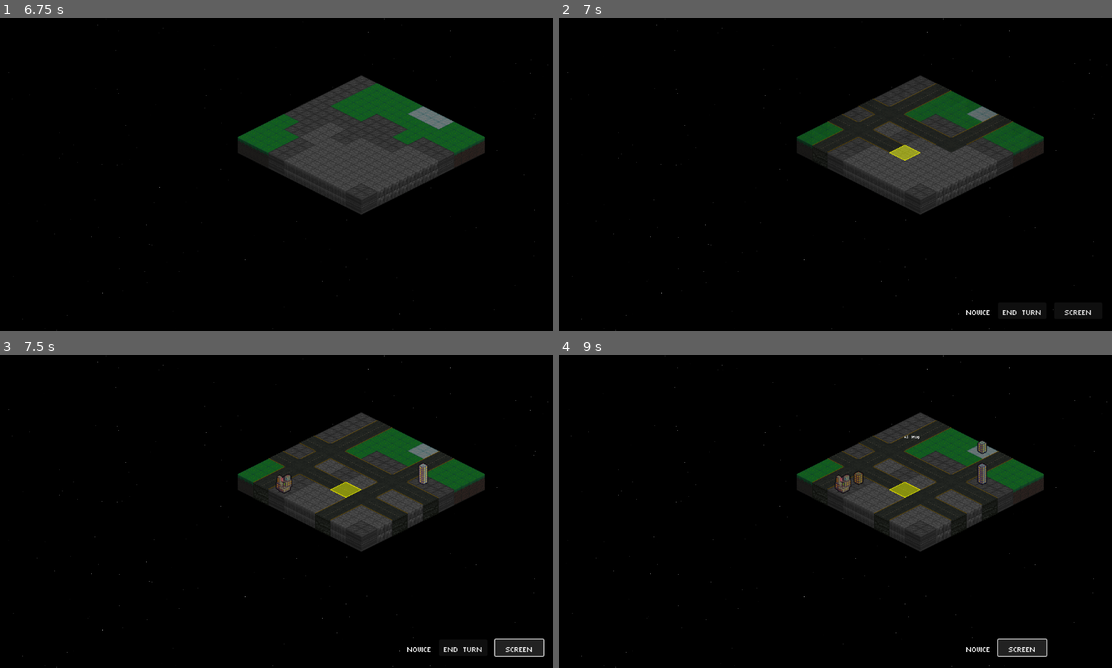
Above: before the commit, frames 1-4 (two rows, left to right).
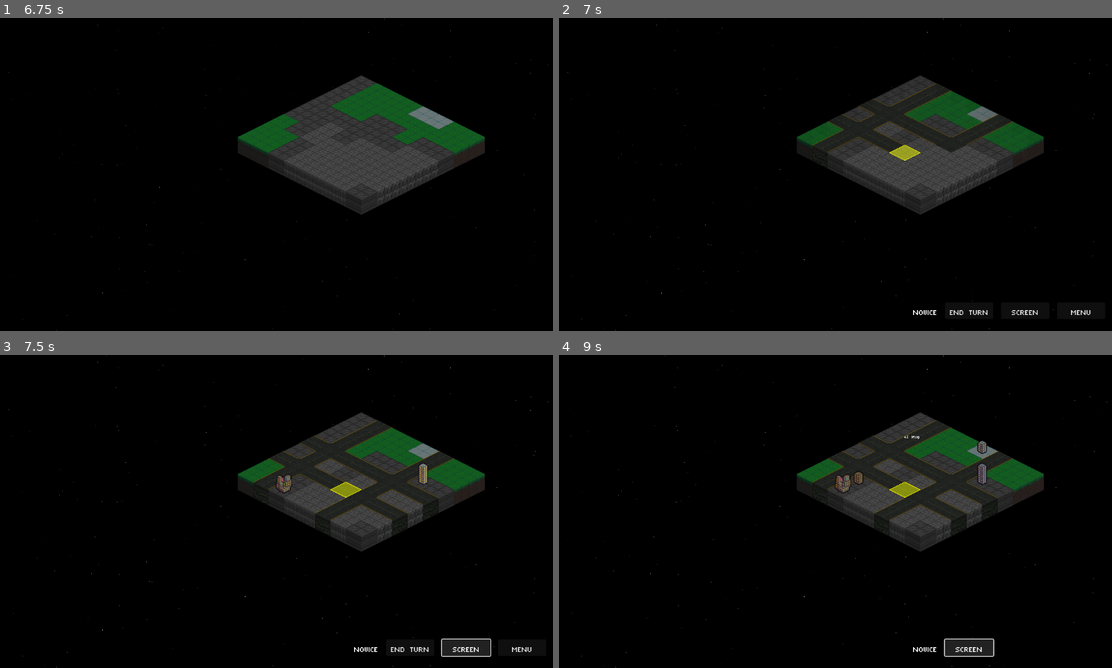
Above: after the commit, the same moments.

Repository: Tekknobot/Terrain
Game: Godot game, scene res://Scenes/TitleScreen.tscn
The game is run twice, just before and just after one commit, with the same random seed, the same clock (stepped at 60 frames per second) and the same inputs. Sound files missing from this copy of the repository are replaced by a short silence.
Inputs (mouse positions are in pixels of both pictures, inside the frame that each line leads up to):
- Up to frame 1 (6.75 s): click "PLAY" at 0.5 s; click (110, 115) at 1.25 s; click "Confirm" at 2 s; click (276, 174) at 2.77 s; tap Enter (ui_accept) at 3.5, 3.77, 6.5 s; move the mouse to (398, 158) at 3.52 s; click (398, 158) at 3.67 s; drag from (165, 190) to (337, 177) at 4.27 s; move the mouse to (331, 105) at 5.02 s; click (331, 105) at 5.17 s; drag from (248, 237) to (287, 174) at 5.77 s; move the mouse to (447, 221) at 6.52 s; click (447, 221) at 6.67 s
- Up to frame 2 (7 s): tap Enter (ui_accept) at 6.77 s
- Up to frame 3 (7.5 s): click "Screen" at 7.25 s
- Up to frame 4 (9 s): click "END TURN" at 8 s; click "Screen" at 8.75 s

Frame 1 is identical in both runs. In frame 2, 0.2% of the frame differs, in the area x 64-97%, y 93-95%; in frame 3, 0.5%; in frame 4, 1.1%, in the area x 64-89%, y 90-97%.

Commit message:
Push for break.

Diff:
--- a/Scenes/Main.tscn
+++ b/Scenes/Main.tscn
@@ -288,9 +288,9 @@
 anchor_top = 1.0
 anchor_right = 1.0
 anchor_bottom = 1.0
-offset_left = -792.0
+offset_left = -902.0
 offset_top = -91.0
-offset_right = -752.0
+offset_right = -862.0
 offset_bottom = -51.0
 grow_horizontal = 0
 grow_vertical = 0
@@ -327,20 +327,19 @@
 theme_override_font_sizes/font_size = 32
 text = "MAP"
 
+[node name="Full" type="Button" parent="CanvasLayer/Control/HBoxContainer"]
+custom_minimum_size = Vector2(100, 32)
+layout_mode = 2
+theme_override_fonts/font = ExtResource("39_jffjd")
+theme_override_font_sizes/font_size = 32
+text = "Screen"
+
 [node name="Menu" type="Button" parent="CanvasLayer/Control/HBoxContainer"]
-visible = false
 custom_minimum_size = Vector2(100, 32)
 layout_mode = 2
 theme_override_fonts/font = ExtResource("39_jffjd")
 theme_override_font_sizes/font_size = 32
 text = "Menu"
-
-[node name="Full" type="Button" parent="CanvasLayer/Control/HBoxContainer"]
-custom_minimum_size = Vector2(100, 32)
-layout_mode = 2
-theme_override_fonts/font = ExtResource("39_jffjd")
-theme_override_font_sizes/font_size = 32
-text = "Screen"
 
 [node name="TutorialLabel" type="Label" parent="CanvasLayer"]
 offset_left = 16.0
--- a/Scripts/Unit.gd
+++ b/Scripts/Unit.gd
@@ -1280,31 +1280,35 @@
 	var tilemap = get_tree().get_current_scene().get_node("TileMap") as TileMap
 	gain_xp(25)
 
-	var neighbors := [
-		tile_pos + Vector2i( 1,  0),
-		tile_pos + Vector2i(-1,  0),
-		tile_pos + Vector2i( 0,  1),
-		tile_pos + Vector2i( 0, -1)
+	# 4-adjacent directions
+	var dirs = [
+		Vector2i( 1,  0),
+		Vector2i(-1,  0),
+		Vector2i( 0,  1),
+		Vector2i( 0, -1)
 	]
 
-	var tiles_to_hit := []
-	for n in neighbors:
-		if tilemap.is_within_bounds(n):
-			tiles_to_hit.append(n)
+	# Collect 3 tiles along each direction -> 12 total
+	var tiles_to_hit: Array = []
+	for d in dirs:
+		for step in range(1, 4): # 1..3
+			var n = tile_pos + d * step
+			if tilemap.is_within_bounds(n):
+				tiles_to_hit.append(n)
 
 	_fire_projectiles_along(tiles_to_hit)
 
 	has_attacked = true
 	has_moved   = true
-	$AnimatedSprite2D.self_modulate = Color(0.4,0.4,0.4,1)
+	$AnimatedSprite2D.self_modulate = Color(0.4, 0.4, 0.4, 1)
 
 func _fire_projectiles_along(tiles: Array) -> void:
+	var delay_step := 0.05
 	for i in range(tiles.size()):
-		var tile = tiles[i]
-		var delay_time = 0.01
-		var t = Timer.new()
+		var tile: Vector2i = tiles[i]
+		var t := Timer.new()
 		t.one_shot = true
-		t.wait_time = delay_time
+		t.wait_time = 0.01 + i * delay_step
 		add_child(t)
 		t.start()
 		t.connect("timeout", Callable(self, "_on_fire_timer_timeout").bind(tile))
Not shown: 1 places in Scenes/Main.tscn that only renumber resources
